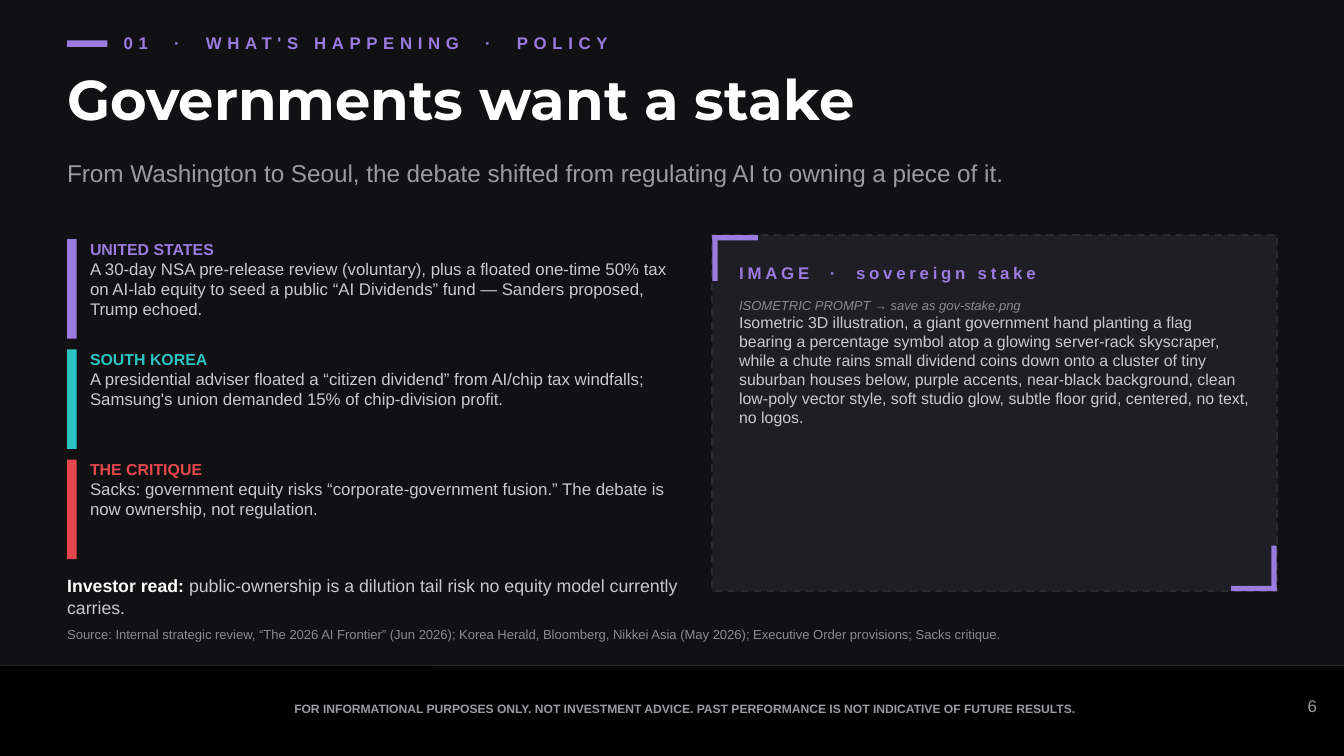
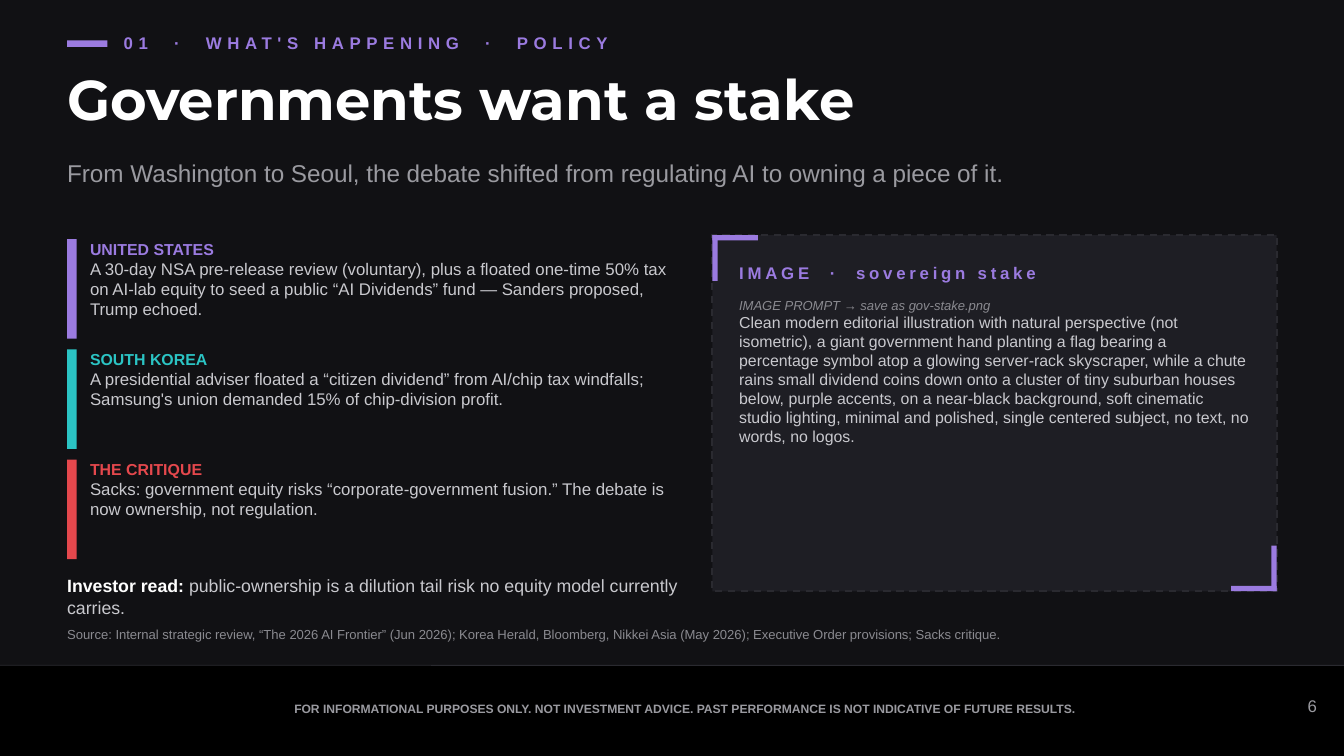
Before and after one commit to samuelcmcclellan-cell/ai-markets-deck, a slide deck: slide 6 of ai-markets-deck.pptx. Drawn at 1344x756 pixels with LibreOffice and Linux fonts; fonts in the diff are those of the drawing. Boxes give left, top, right and bottom in pixels: in the first picture for what was removed or moved away, otherwise in the second. Text is boxed around its words. In the diff, an @@ line names an element or a change of style, - is before the commit and + after.

```diff
--- a/ai-markets-deck.pptx
+++ b/ai-markets-deck.pptx
@@ text at (739, 301, 1249, 446): text changed @@
-ISOMETRIC PROMPT → save as gov-stake.png
-Isometric 3D illustration, a giant government hand planting a flag bearing a percentage symbol atop a glowing server-rack skyscraper, while a chute rains small dividend coins down onto a cluster of tiny suburban houses below, purple accents, near-black background, clean low-poly vector style, soft studio glow, subtle floor grid, centered, no text, no logos.
+IMAGE PROMPT → save as gov-stake.png
+Clean modern editorial illustration with natural perspective (not isometric), a giant government hand planting a flag bearing a percentage symbol atop a glowing server-rack skyscraper, while a chute rains small dividend coins down onto a cluster of tiny suburban houses below, purple accents, on a near-black background, soft cinematic studio lighting, minimal and polished, single centered subject, no text, no words, no logos.
```
Also in this commit, not shown: 4 other slides changed, 3 other files.
